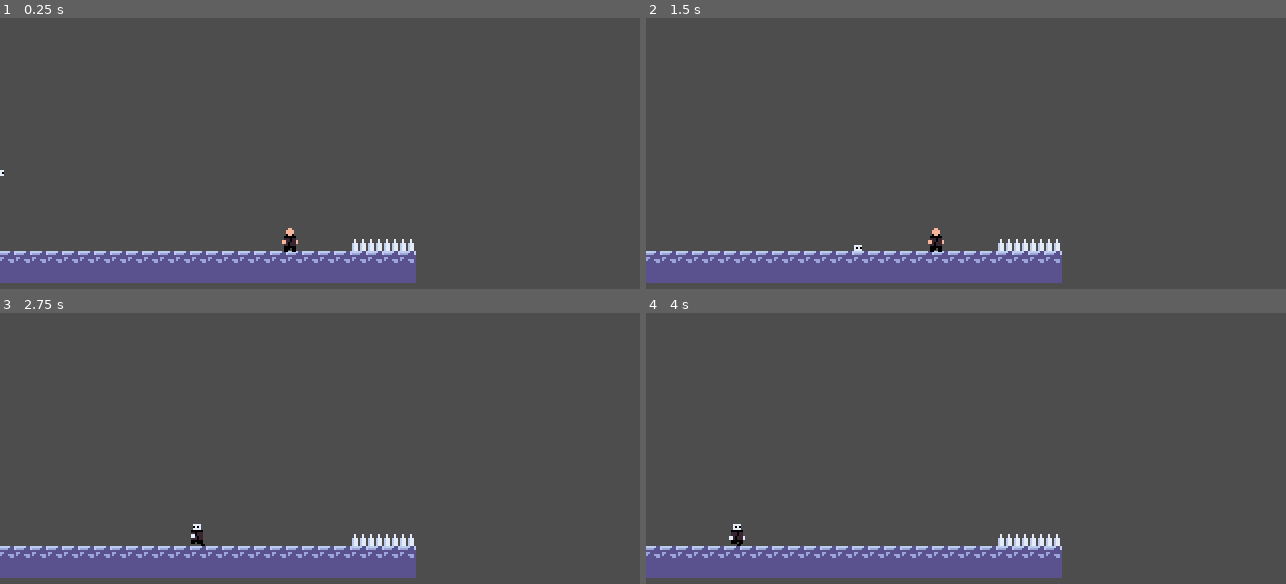
Above: before the commit, frames 1-4 (two rows, left to right).
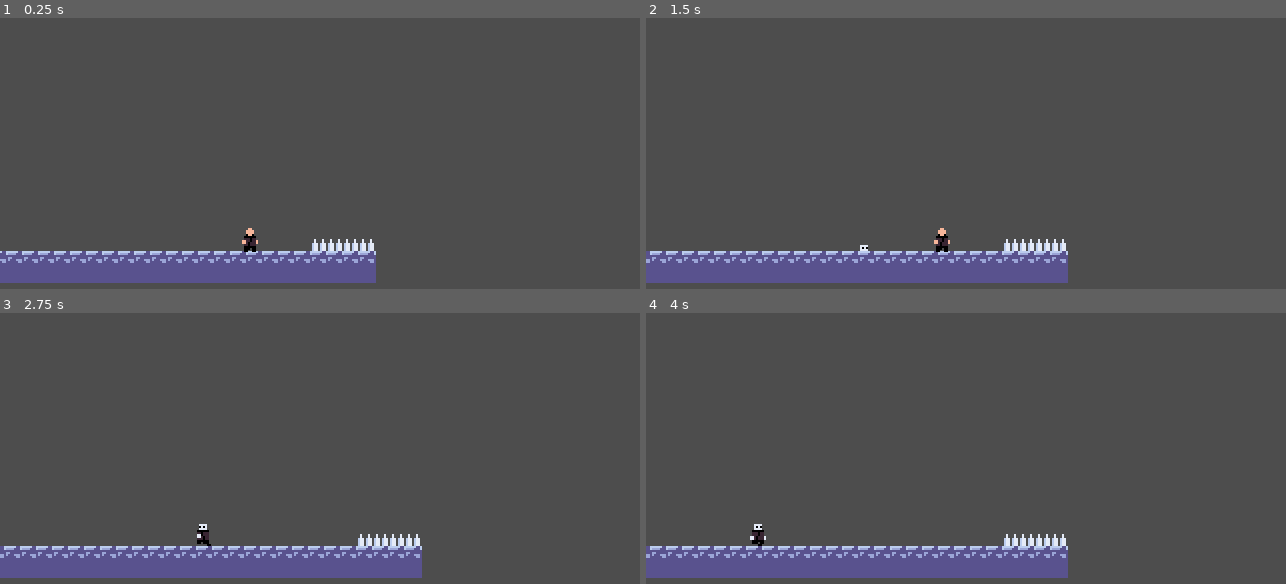
Above: after the commit, the same moments.

Repository: MikealMaksimus/DayDream
Game: Godot game, scene res://the_real_test.tscn
Same seed, same stepped clock (60 frames per second), same inputs: the game is played once before the commit and once after it. The project has no main scene, so this scene is started directly.
Inputs:
- Up to frame 1 (0.25 s): no input
- Up to frame 2 (1.5 s): tap Enter at 0.5 s; hold D (right) from 0.53 s (still down); tap Space (jump) at 0.77, 1.25 s
- Up to frame 3 (2.75 s): tap Space (jump) at 1.52 s; release D (right) at 2.03 s; hold A (left) from 2.03 s (still down)
- Up to frame 4 (4 s): release A (left) at 2.78 s; hold D (right) from 2.78 s (still down); tap Space (jump) at 3.02, 3.77 s

The runs differ from the first frame. In frame 1, 2.7% of the frame differs, in the area x 0-65%, y 56-98%; in frame 2, 2.2%; in frame 3, 2.1%; in frame 4, 2.2%.

Commit message:
SpikeBug

Diff:
--- a/camera_anchor.gd
+++ b/camera_anchor.gd
@@ -4,4 +4,4 @@
 func _on_area_2d_body_entered(body: Node2D) -> void:
 	if body.is_in_group("Player"):
 		Info.cameraPos = global_position
-		body.global_position = Info.chekPoint
+		Info.chekPoint = body.global_position
--- a/player.gd
+++ b/player.gd
@@ -80,4 +80,5 @@
 
 func _on_area_2d_body_entered(body: Node2D) -> void:
 	if body.is_in_group("Deadly"):
+		print(body)
 		global_position = Info.chekPoint
--- a/the_real_test.tscn
+++ b/the_real_test.tscn
@@ -1,14 +1,16 @@
-[gd_scene load_steps=5 format=3 uid="uid://c2hqt37cc2dhq"]
+[gd_scene load_steps=7 format=3 uid="uid://c2hqt37cc2dhq"]
 
 [ext_resource type="PackedScene" uid="uid://djsrk8tongu5y" path="res://stone_map.tscn" id="1_lqera"]
 [ext_resource type="PackedScene" uid="uid://cw3d3ae4gtj0j" path="res://player.tscn" id="2_aaam8"]
 [ext_resource type="PackedScene" uid="uid://bek3l5oogvfmg" path="res://dude.tscn" id="3_71no4"]
 [ext_resource type="PackedScene" uid="uid://lh1f3upn0so3" path="res://spikes.tscn" id="4_ialeo"]
+[ext_resource type="PackedScene" uid="uid://bf6svam4es1k7" path="res://camera_anchor.tscn" id="5_r5qvl"]
+[ext_resource type="PackedScene" uid="uid://cxnwwxym0d75l" path="res://camera_2d.tscn" id="6_26033"]
 
 [node name="TheRealTest" type="Node2D"]
 
 [node name="StoneMap" parent="." instance=ExtResource("1_lqera")]
-layer_0/tile_data = PackedInt32Array(983040, 65536, 0, 10485 …(897 unchanged characters)… , 1, 983065, 65536, 0, 1048601, 65536, 1)
+layer_0/tile_data = PackedInt32Array(983040, 65536, 0, 10485 …(897 unchanged characters)… , 1, 983065, 65536, 0, 1048601, 65536, 1, 1048575, 65536, 0, 1114111, 65536, 1, 1048574, 65536, 0, 1114110, 65536, 1, 1048573, 65536, 0, 1114109, 65536, 1, 1048572, 65536, 0, 1114108, 65536, 1, 1048571, 65536, 0, 1114107, 65536, 1, 1048570, 65536, 0, 1114106, 65536, 1, 1048569, 65536, 0, 1114105, 65536, 1, 1048568, 65536, 0, 1114104, 65536, 1, 1048567, 65536, 0, 1114103, 65536, 1, 1048566, 65536, 0, 1114102, 65536, 1)
 
 [node name="Player" parent="." instance=ExtResource("2_aaam8")]
 
@@ -17,3 +19,11 @@
 
 [node name="Spikes" parent="." instance=ExtResource("4_ialeo")]
 layer_0/tile_data = PackedInt32Array(917529, 0, 0, 917528, 0, 0, 917527, 0, 0, 917526, 0, 0)
+
+[node name="CameraAnchor" parent="." instance=ExtResource("5_r5qvl")]
+position = Vector2(157, 90)
+
+[node name="CameraAnchor2" parent="." instance=ExtResource("5_r5qvl")]
+position = Vector2(-159, 90)
+
+[node name="Camera2D" parent="." instance=ExtResource("6_26033")]
